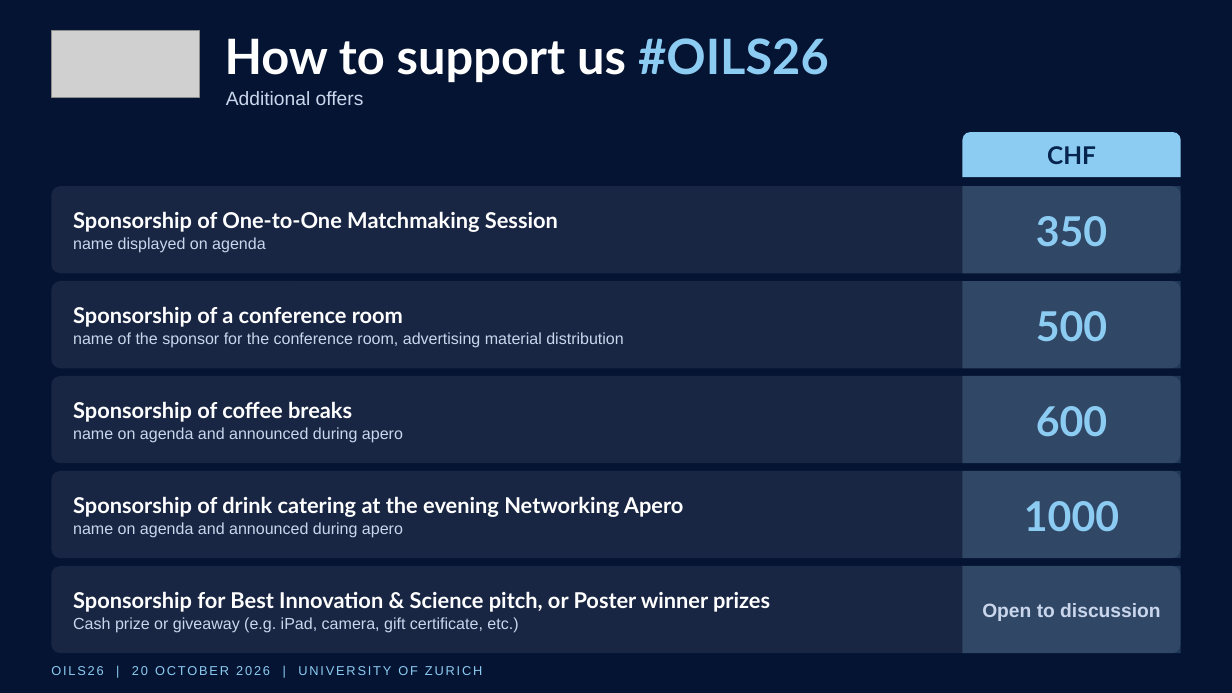
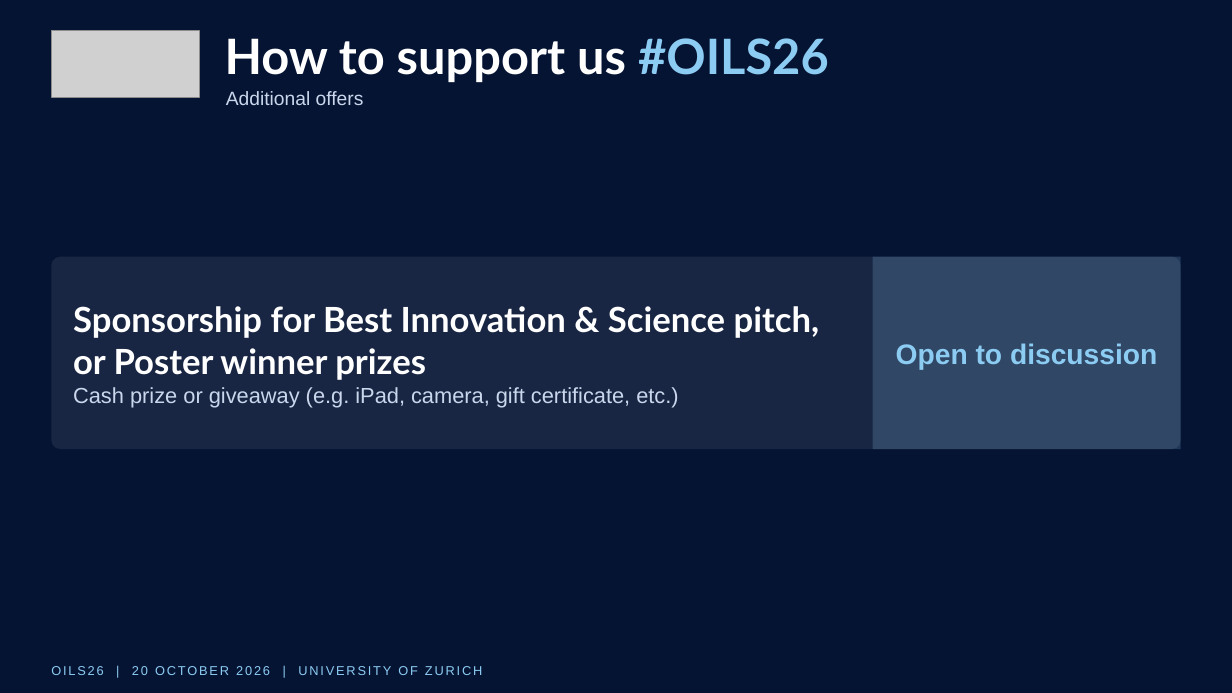
Before and after one commit to milton-villegas/OILS26_Ads, a slide deck: slide 2 of Logistica_ETH/sponsorship/OILS26_Sponsorship_Packages.pptx. Drawn at 1232x693 pixels with LibreOffice and Linux fonts; fonts in the diff are those of the drawing; grey boxes stand for pictures; background and template pictures are left out. Boxes give left, top, right and bottom in pixels: in the first picture for what was removed or moved away, otherwise in the second. Text is boxed around its words. In the diff, an @@ line names an element or a change of style, - is before the commit and + after.

```diff
--- a/Logistica_ETH/sponsorship/OILS26_Sponsorship_Packages.pptx
+++ b/Logistica_ETH/sponsorship/OILS26_Sponsorship_Packages.pptx
@@ round same rect removed at <box>963,132,1181,177</box> @@
@@ text removed at <box>1047,146,1096,164</box> @@
-CHF
@@ rounded rectangle removed at <box>51,186,1181,273</box> @@
@@ rectangle removed at <box>963,186,1181,273</box> @@
@@ text removed at <box>73,211,558,253</box> @@
-Sponsorship of One-to-One Matchmaking Session
-name displayed on agenda
@@ text removed at <box>1036,216,1107,247</box> @@
-350
@@ rounded rectangle: place and size @@
-rounded rectangle at <box>51,281,1181,368</box>
+rounded rectangle at <box>51,257,1181,449</box>
@@ rounded rectangle at <box>51,257,1181,449</box>: proportions changed @@
@@ text "Sponsorship for Best Innovation & ...": place and size @@
-text "Sponsorship for Best Innovation & ..." at <box>73,591,770,633</box>
+text "Sponsorship for Best Innovation & ..." at <box>73,306,820,407</box>
@@ text "Sponsorship for Best Innovation & ..." at <box>73,306,820,407</box>: size 24.5 to 38.9 pt in "Sponsorship for Best Innovation & Science pitch, ..."; size 18 to 24.5 pt in "Cash prize or giveaway (e.g. iPad, camera, ..." @@
@@ text "Open to discussion": place and size @@
-text "Open to discussion" at <box>982,603,1160,621</box>
+text "Open to discussion" at <box>896,343,1157,370</box>
@@ text "Open to discussion" at <box>896,343,1157,370</box>: size 21.6 to 31.7 pt, text colour #C9D6EC to #8CCBF2 @@
@@ rectangle: place and size @@
-rectangle at <box>963,281,1181,368</box>
+rectangle at <box>873,257,1181,449</box>
@@ text removed at <box>73,306,624,348</box> @@
-Sponsorship of a conference room
-name of the sponsor for the conference room, advertising material distribution
@@ text removed at <box>1036,311,1107,342</box> @@
-500
@@ rounded rectangle removed at <box>51,376,1181,463</box> @@
@@ rectangle removed at <box>963,376,1181,463</box> @@
@@ text removed at <box>73,401,403,443</box> @@
-Sponsorship of coffee breaks
-name on agenda and announced during apero
@@ text removed at <box>1036,406,1107,437</box> @@
-600
@@ rounded rectangle removed at <box>51,471,1181,558</box> @@
@@ rectangle removed at <box>963,471,1181,558</box> @@
@@ text removed at <box>73,496,683,538</box> @@
-Sponsorship of drink catering at the evening Networking Apero
-name on agenda and announced during apero
@@ text removed at <box>1024,501,1119,532</box> @@
-1000
@@ rounded rectangle removed at <box>51,566,1181,653</box> @@
@@ rectangle removed at <box>963,566,1181,653</box> @@
```
Also in this commit, not shown: 6 other files.
